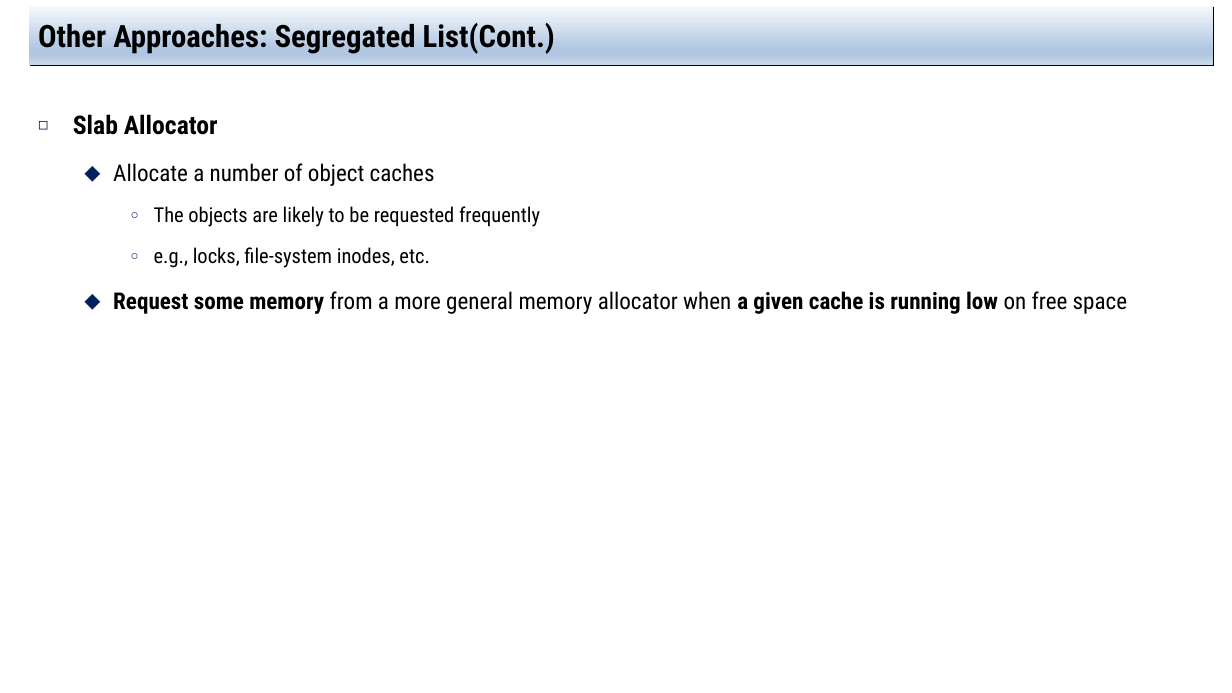
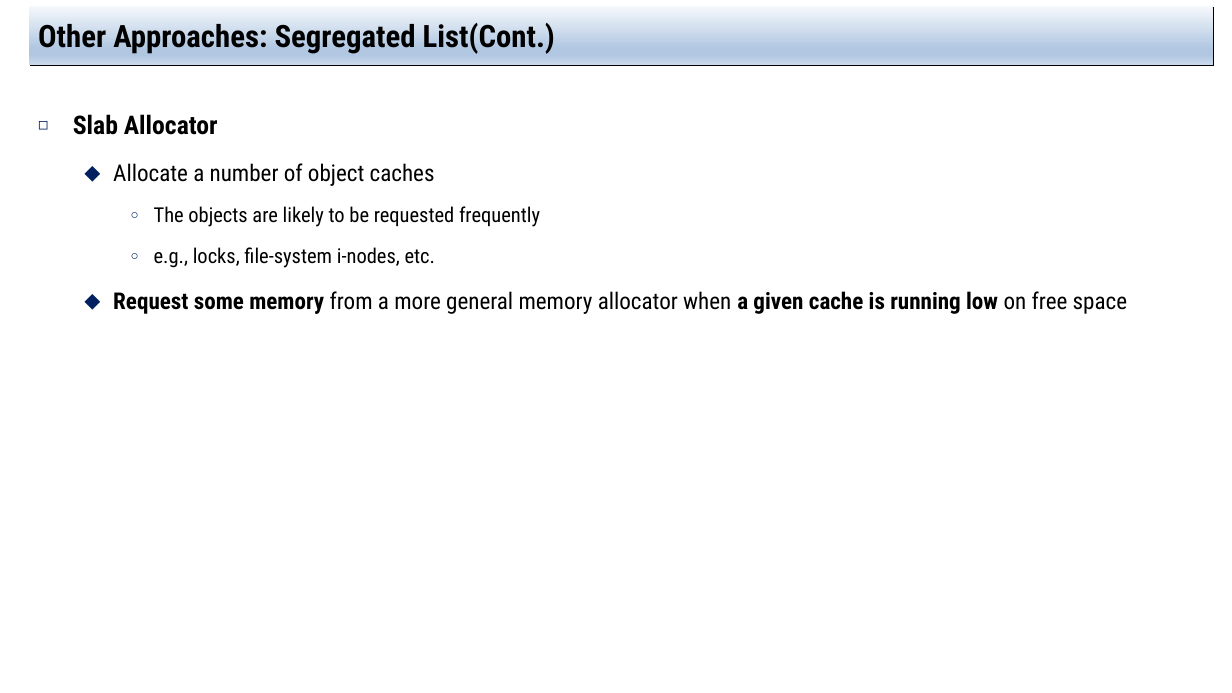
Before and after one commit to jachermocilla/extra-course-materials, a slide deck: slide 27 of cmsc125/ostep/slides/01.Virtualization/17.Free-space_Management.pptx. Drawn at 1232x693 pixels with LibreOffice and Linux fonts; fonts in the diff are those of the drawing. Boxes give left, top, right and bottom in pixels: in the first picture for what was removed or moved away, otherwise in the second. Text is boxed around its words. In the diff, an @@ line names an element or a change of style, - is before the commit and + after.

```diff
--- a/cmsc125/ostep/slides/01.Virtualization/17.Free-space_Management.pptx
+++ b/cmsc125/ostep/slides/01.Virtualization/17.Free-space_Management.pptx
@@ text at (154,247,436,268): text changed @@
-    ○ e.g., locks, file-system inodes, etc.
+    ○ e.g., locks, file-system i-nodes, etc.
```
Also in this commit, not shown: 4 other slides changed, 7 other files.
